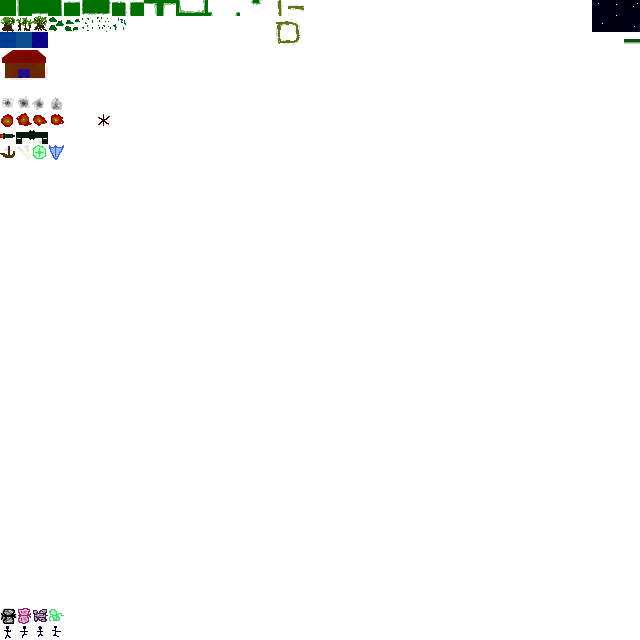
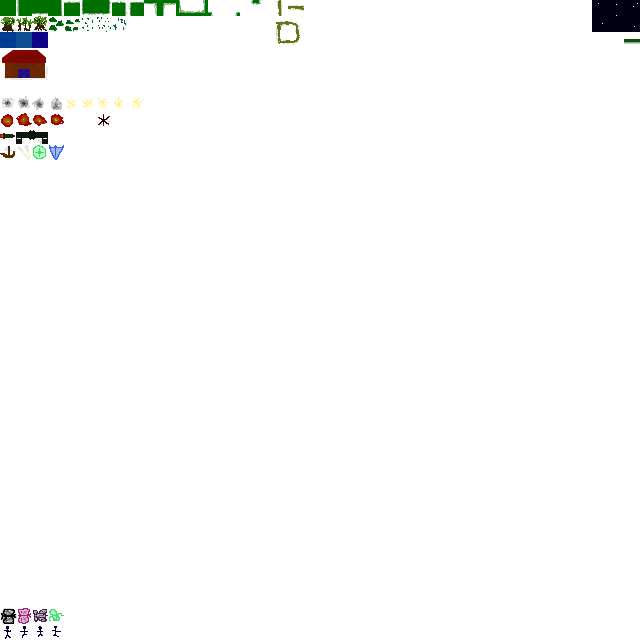
The second 640x640 image is a revision of the first. Changes to its layers:
painted on "shadows" over [66, 96, 144, 110]
